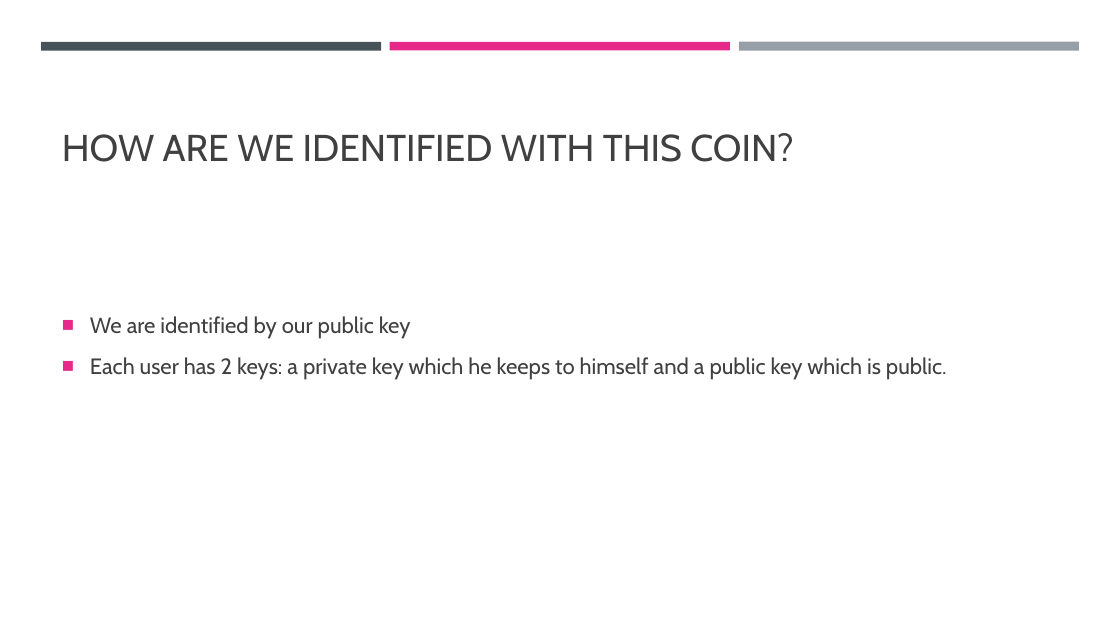
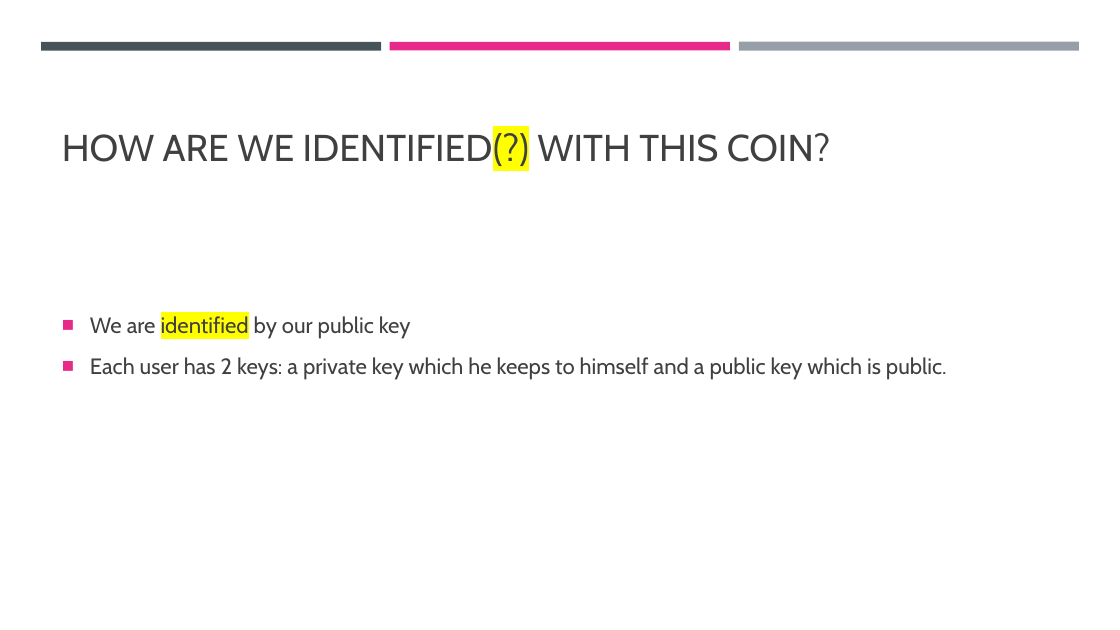
Before and after one commit to cyoni/bitcoin, a slide deck: slide 9 of bitcoin.pptx. Drawn at 1120x630 pixels with LibreOffice and Linux fonts; fonts in the diff are those of the drawing. Boxes give left, top, right and bottom in pixels: in the first picture for what was removed or moved away, otherwise in the second. Text is boxed around its words. In the diff, an @@ line names an element or a change of style, - is before the commit and + after.

```diff
--- a/bitcoin.pptx
+++ b/bitcoin.pptx
@@ title at (62, 130, 830, 170): text changed @@
-HOW ARE WE IDENTIFIED WITH THIS COIN?
+HOW ARE WE IDENTIFIED(?) WITH THIS COIN?
@@ text at (90, 316, 411, 339): highlight none to #FFFF00 in "identified" @@
```
Also in this commit, not shown: 1 other slide changed.
